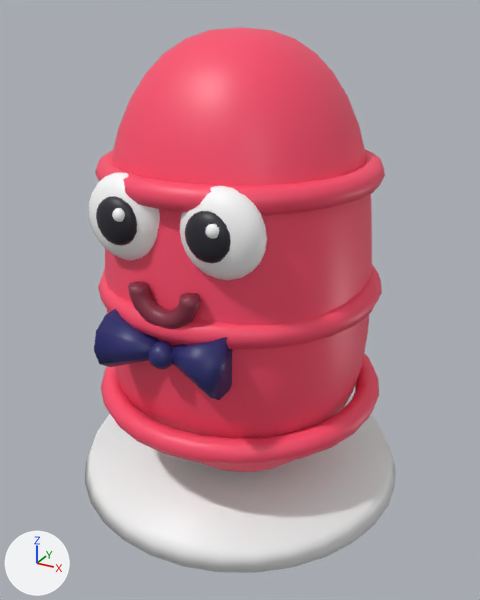
The FBX model Assets/Exports/Goobers/G07_Wobblesworth.fbx, before and after one commit.
Before and after are seen from a camera (50 mm lens) standing at (28.735, -3.156, 2.689) and looking at (27.033, -0.061, 1.141). Every picture has the same lights, and +X, +Y and +Z are marked at lower left. The first picture is the older version. Where no turn or scale is listed for an object, it has been applied to the vertices.

In view in the first picture: 'G07_Wobblesworth__Bow', 'G07_Wobblesworth__Eye', 'G07_Wobblesworth__Jelly', 'G07_Wobblesworth__Mouth', 'G07_Wobblesworth__Plate', 'G07_Wobblesworth__Pupil'.
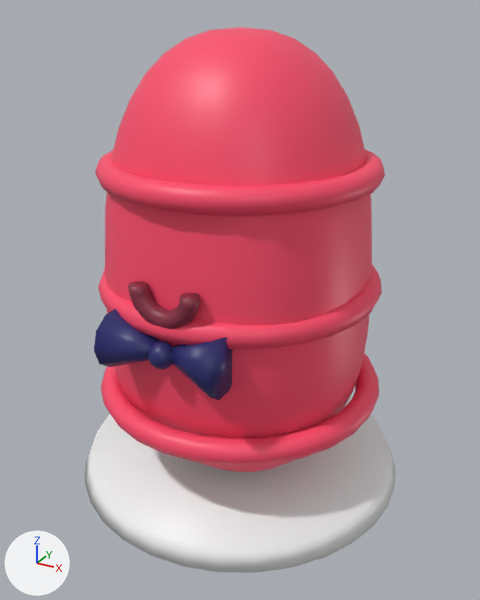
What changed in the scene script:
```text
Remove ob_g07_wobblesworth__eye:
    ob_g07_wobblesworth__eye = bpy.data.objects.new('G07_Wobblesworth__Eye', me_g07_wobblesworth__eye)
    ob_g07_wobblesworth__eye.location = (27.0, 0.0, 0.0)
Remove ob_g07_wobblesworth__pupil:
    ob_g07_wobblesworth__pupil = bpy.data.objects.new('G07_Wobblesworth__Pupil', me_g07_wobblesworth__pupil)
    ob_g07_wobblesworth__pupil.location = (27.0, 0.0, 0.0)
```

Location of each change, [x1, y1, x2, y2] in pixels of the pictures (480 x 600 px):
'G07_Wobblesworth__Eye', deleted: before [89, 172, 267, 280]
'G07_Wobblesworth__Pupil', deleted: before [96, 196, 231, 263]
